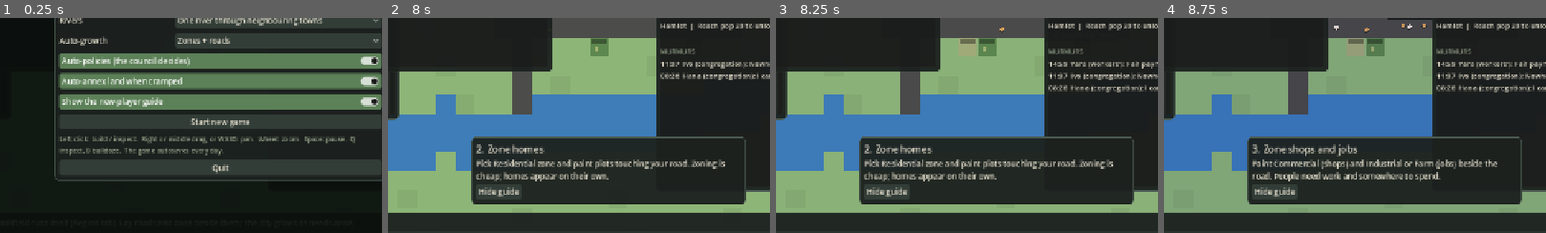
Above: before the commit, frames 1-4 (left to right).
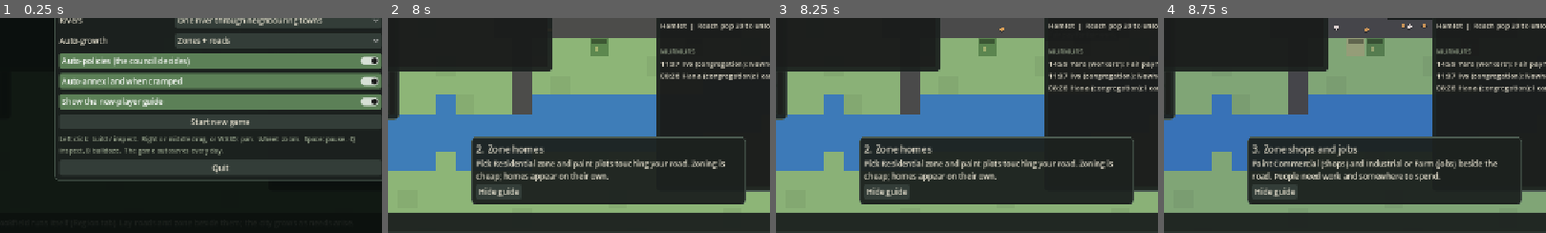
Above: after the commit, the same moments.

Repository: krugerhomeassistant/murmur
Game: Godot game, scene res://scenes/main.tscn
The game is run twice, just before and just after one commit, with the same random seed, the same clock (stepped at 60 frames per second) and the same inputs.
Inputs:
- Up to frame 1 (0.25 s): no input
- Up to frame 2 (8 s): click "Normal ($300)" at 0.5 s; click "Normal ($300)" at 1.25 s; click "Show the new-player guide" at 2 s; click "Show the new-player guide" at 2.75 s; click "Start new game" at 3.5 s; click "1x" at 4.25 s; click "3x" at 5 s; click "8x" at 5.75 s; click "World events" at 6.5 s; click "Windows" at 7.25 s
- Up to frame 3 (8.25 s): click "Towns" at 8 s
- Up to frame 4 (8.75 s): no input
The pictures show only the part of the screen within x 21-71%, y 50-100%; the shares and areas given below are measured in that part.

Frames 1-2 are identical in both runs. In frame 3, less than 0.1% of the frame differs, in the area x 48-53%, y 9-12%; in frame 4, nothing differs.

Commit message:
perf: lazy chunk bake allocation, leaky bake budget, per-chunk dirty
Co-Authored-By: Claude Sonnet 5.5 <noreply@anthropic.com>
Claude-Session: https://claude.ai/code/session_01EmTPeWeFqamnN7v8CmFcDf

Diff:
--- a/client/scripts/main.gd
+++ b/client/scripts/main.gd
@@ -316,7 +316,7 @@
 
 
 func _paint(click: bool) -> void:
-	chunk_kick = true
+	_dirty_cell(cell())
 	var c := cell()
 	if not city.inside(c.x, c.y):
 		return
@@ -369,17 +369,31 @@
 const FAR_ZOOM := 0.7  # below this, tiles are flat colour (level of detail 2)
 const MID_ZOOM := 1.2  # below this, simple block buildings (level of detail 1); above, full art
 const CH := 16  # chunk size in tiles
-var chunk_hz := 8.0  # re-record rate of a visible chunk (animation smoothness)
-const CHUNK_MS := 5.0  # recording budget per frame; under load chunks refresh slower instead of dropping fps
+var chunk_hz := 4.0  # re-record rate of a visible chunk (animation smoothness)
+const CHUNK_MS := 3.0  # recording budget per frame; under load chunks refresh slower instead of dropping fps
 var chunk_ms := 3.0  # smoothed cost of recording one chunk
 var chunks: Array[TileLayer] = []
 var chunk_kick := true  # set when the map changes: re-record visible chunks now
 var chunk_rr := 0
+var bake_debt := 0.0
 var far_mode := 0
 var ci: CanvasItem = self  # target of the tile-drawing helpers (a chunk while one is being recorded)
 var perf_on := false  # F3: fps / sim ms / draw ms overlay
 var sim_ms := 0.0
 var draw_ms := 0.0
+
+
+## Marks the chunks around a tile for an immediate re-bake (edits, painting) without refreshing the whole view.
+func _dirty_cell(c: Vector2i) -> void:
+	if chunks.is_empty():
+		return
+	var per_row := ceili(City.W / float(CH))
+	for dy in range(-1, 2):
+		for dx in range(-1, 2):
+			var cx := (c.x + dx) / CH
+			var cy := (c.y + dy) / CH
+			if c.x + dx >= 0 and c.y + dy >= 0 and cx < per_row and cy * per_row + cx < chunks.size():
+				chunks[cy * per_row + cx].stamp = -1
 
 
 func _lod() -> int:
@@ -398,7 +412,6 @@
 				l.y1 = mini(City.H, cy * CH + CH) - 1
 				l.show_behind_parent = true
 				add_child(l)
-				l.setup()
 				chunks.append(l)
 	var lv := _lod()
 	if lv != far_mode:
@@ -407,16 +420,16 @@
 	var vp := get_viewport_rect().size / cam.zoom
 	var view := Rect2(cam.position - vp * 0.5, vp).grow(TILE * CH * 0.5)  # half a chunk of prefetch so panning never shows an unbaked chunk
 	var now := Time.get_ticks_msec()
-	var budget := 999 if chunk_kick else maxi(1, int(CHUNK_MS / maxf(chunk_ms, 0.2)))
+	bake_debt = maxf(bake_debt - CHUNK_MS, 0.0)  # leaky budget: average spend stays under CHUNK_MS per frame
 	var n := chunks.size()
 	for k in n:
 		var l: TileLayer = chunks[(k + chunk_rr) % n]
 		var seen := view.intersects(Rect2(l.x0 * TILE, l.y0 * TILE, (l.x1 - l.x0 + 1) * TILE, (l.y1 - l.y0 + 1) * TILE))
 		l.visible = seen
-		if seen and budget > 0 and (chunk_kick or now - l.stamp >= 1000.0 / chunk_hz):
+		if seen and (chunk_kick or l.stamp < 0 or (bake_debt < CHUNK_MS and now - l.stamp >= 1000.0 / chunk_hz)):
 			l.stamp = now
 			l.refresh(far_mode)
-			budget -= 1
+			bake_debt += chunk_ms
 	chunk_rr = (chunk_rr + 3) % n
 	chunk_kick = false
 
--- a/client/scripts/tilelayer.gd
+++ b/client/scripts/tilelayer.gd
@@ -24,7 +24,7 @@
 		t.m.draw_chunk(self, t.x0, t.y0, t.x1, t.y1)
 
 
-func setup() -> void:
+func _bake_setup() -> void:
 	var o := Vector2(x0, y0) * 32.0
 	vp = SubViewport.new()
 	vp.size = Vector2i((x1 - x0 + 1) * 32 * SC, (y1 - y0 + 1) * 32 * SC)
@@ -48,7 +48,10 @@
 
 ## lod 0 = bake to texture; otherwise draw directly.
 func refresh(lod: int) -> void:
-	spr.visible = lod == 0
+	if lod == 0 and vp == null:  # allocate the texture only when this chunk is first seen zoomed in
+		_bake_setup()
+	if spr != null:
+		spr.visible = lod == 0
 	if lod == 0:
 		vp.render_target_update_mode = SubViewport.UPDATE_ONCE
 		cv.queue_redraw()
--- /dev/null
+++ b/client/tests/regionbench.gd
@@ -0,0 +1,41 @@
+extends SceneTree
+# 8 towns, main-loop cadence. Env MODE=old ticks every town every 0.1s step; MODE=new batches off-screen towns (0.5s).
+func _init() -> void:
+	var batch := OS.get_environment("MODE") == "new"
+	var sig := Signals.new()
+	var towns: Array[City] = []
+	for k in 8:
+		var t := City.new(sig)
+		t.town_name = "T%d" % k
+		t.gpos = Vector2i(k % 3, k / 3)
+		t.human = k == 0
+		t.seed_start()
+		t.acc = 0.3 * k
+		t.rng.seed = 1000 + k
+		for o in towns:
+			o.partners.append(t)
+			t.partners.append(o)
+		towns.append(t)
+	var dacc := 0.0
+	var t0 := Time.get_ticks_usec()
+	var worst := 0.0
+	var steps := 9000
+	for step in steps:
+		var a := Time.get_ticks_usec()
+		sig.tick(0.1)
+		dacc += 0.1
+		if dacc >= 1.0:
+			dacc -= 1.0
+			Diplo.second(towns, towns[0].rng)
+		for t in towns:
+			if t == towns[0] or not batch:
+				t.tick(0.1)
+			else:
+				t.pend += 0.1
+				if t.pend >= 0.5:
+					t.tick(t.pend)
+					t.pend = 0.0
+		worst = maxf(worst, Time.get_ticks_usec() - a)
+	var tot := (Time.get_ticks_usec() - t0) / 1000.0
+	print("REGION mode=%s steps=%d total=%.0fms per_step=%.2fms per_sim_second=%.1fms worst_step=%.1fms pop0=%d day=%d" % ["new" if batch else "old", steps, tot, tot / steps, tot / steps * 10.0, worst / 1000.0, towns[0].pop, towns[0].day])
+	quit()
Not shown, changed: CHANGELOG.md
